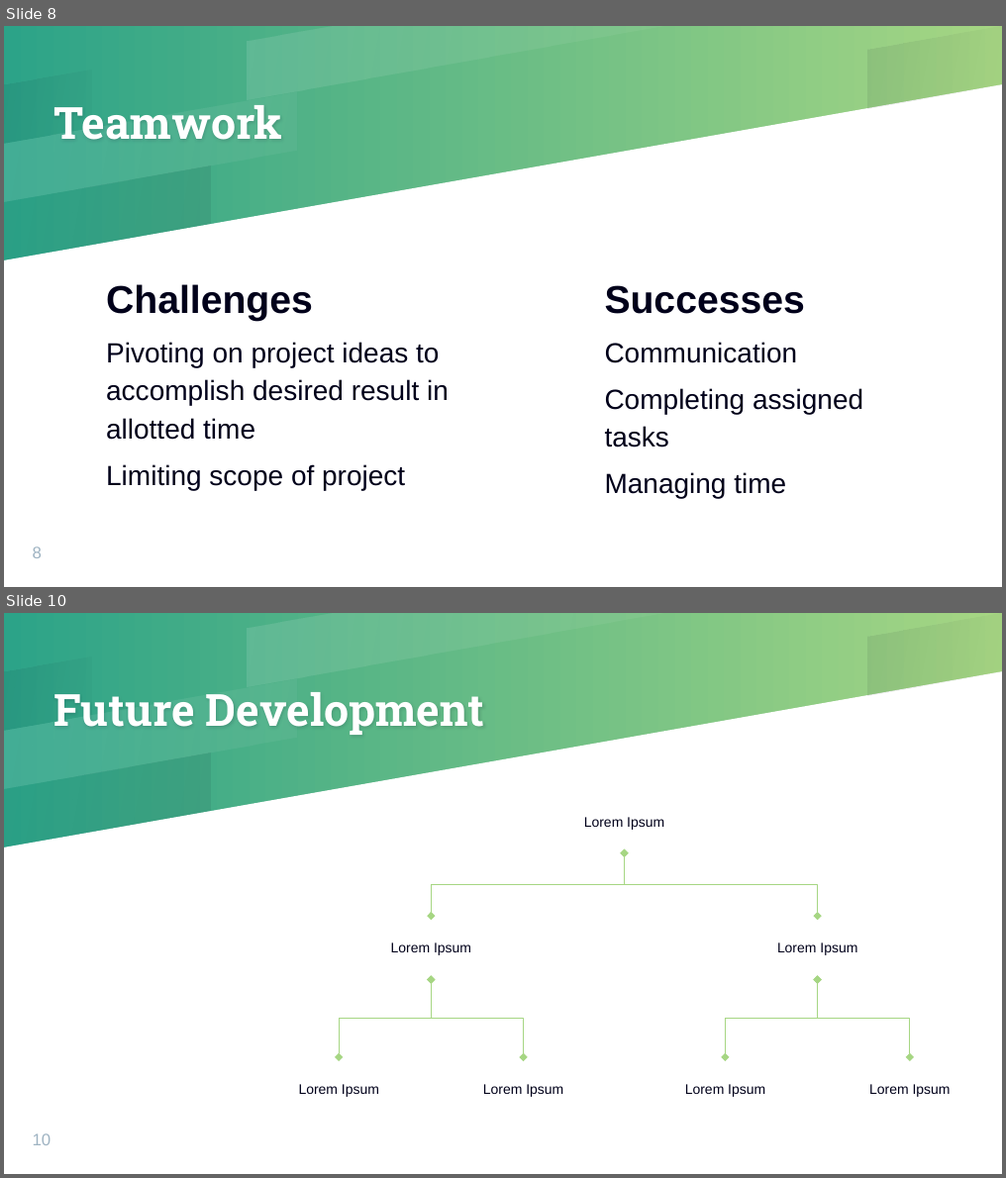
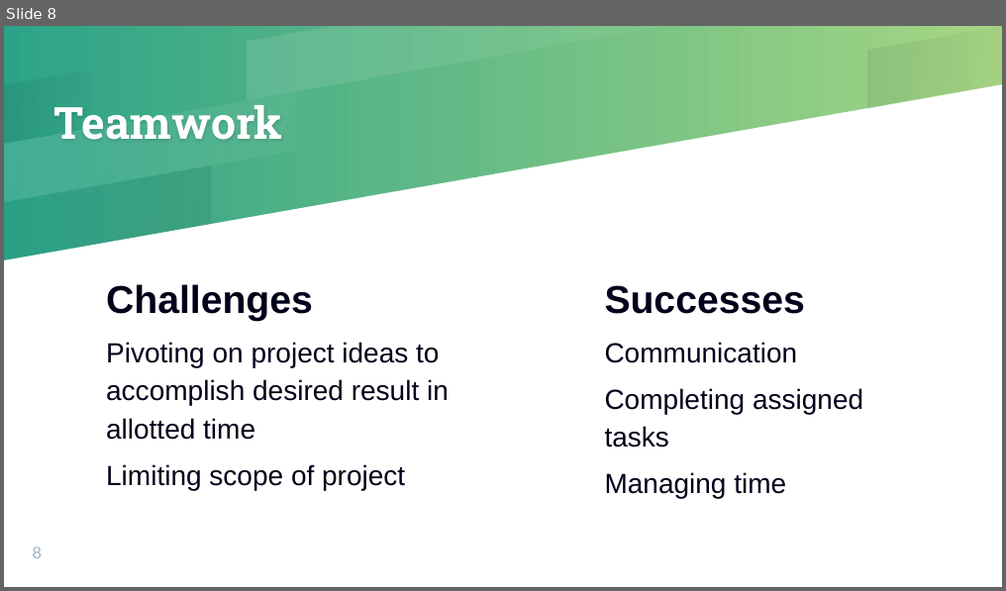
Before and after one commit to Challett1129/Group1-Project, a slide deck: assets/Presentation/Group-1-Presentation-Slides v3.pptx. Shown one above the other, each under a label of ours: slides 8 and 10 before the commit, slide 8 after it; the slides between them are not shown. The pictures are 1006x1178 and 1006x591 pixels, drawn with LibreOffice and Linux fonts; fonts in the diff are those of the drawing. Boxes give left, top, right and bottom in pixels: in the first picture for what was removed or moved away, otherwise in the second. Text is boxed around its words. In the diff, an @@ line names an element or a change of style, - is before the commit and + after.

```diff
--- a/assets/Presentation/Group-1-Presentation-Slides v3.pptx
+++ b/assets/Presentation/Group-1-Presentation-Slides v3.pptx
@@ slide 10 removed at [4, 613, 1002, 1174], background gradient #2CA388 to #A6D683; not listed: 6 template elements that a slide beside it also shows @@
@@ title removed at [54, 692, 485, 735] @@
-Future Development
@@ text removed at [584, 817, 664, 830] @@
-Lorem Ipsum
@@ elbow double arrow removed from (431, 916) to (625, 854) @@
@@ elbow double arrow removed from (625, 854) to (818, 916) @@
@@ text removed at [391, 943, 471, 956] @@
-Lorem Ipsum
@@ text removed at [777, 943, 857, 956] @@
-Lorem Ipsum
@@ elbow double arrow removed from (339, 1058) to (431, 980) @@
@@ elbow double arrow removed from (431, 980) to (523, 1058) @@
@@ elbow double arrow removed from (726, 1058) to (818, 980) @@
@@ elbow double arrow removed from (818, 980) to (910, 1058) @@
@@ text removed at [299, 1084, 379, 1097] @@
-Lorem Ipsum
@@ text removed at [483, 1084, 563, 1097] @@
-Lorem Ipsum
@@ text removed at [685, 1084, 765, 1097] @@
-Lorem Ipsum
@@ text removed at [869, 1084, 950, 1097] @@
-Lorem Ipsum
@@ page number removed at [33, 1134, 52, 1146] @@
-10
```
Also in this commit, not shown: 3 slides changed, 3 slides added, 29 other slides removed.
